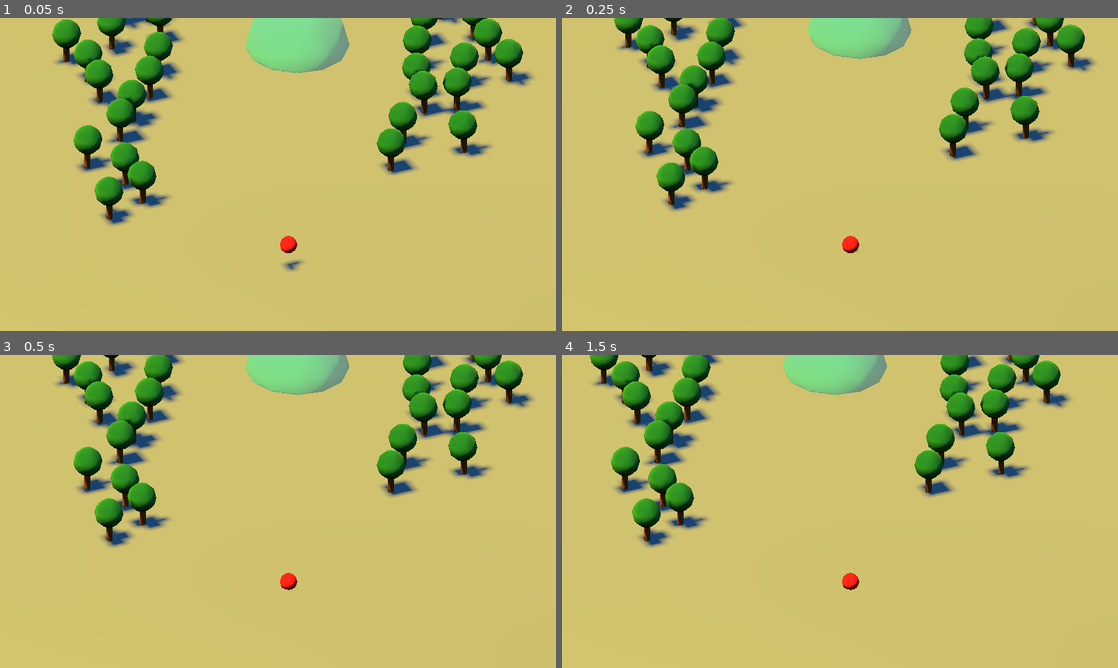
Above: before the commit, frames 1-4 (two rows, left to right).
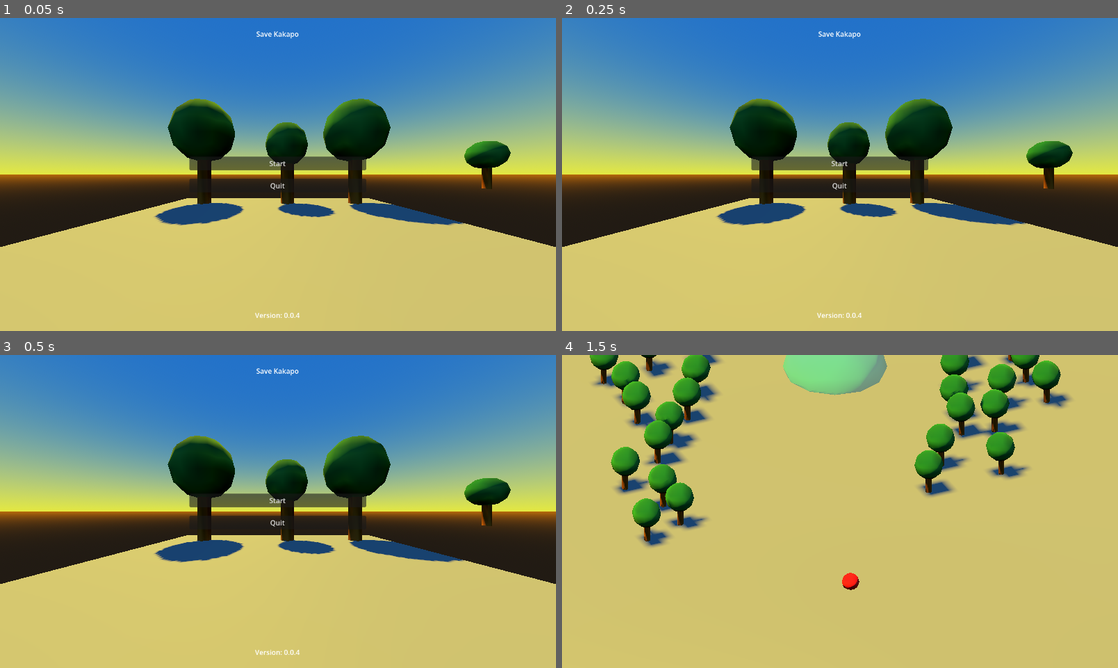
Above: after the commit, the same moments.

Repository: hubacekjakub/Godot-TreeLoverJourney
Game: Godot game, scene res://levels/main_menu.tscn
Two runs of this game, one before a commit and one after it. Both use one fixed random seed, a clock stepped at 60 frames per second and the inputs below. Before the commit the project starts from res://levels/MainLevel.tscn.
Inputs (mouse positions are in pixels of both pictures, inside the frame that each line leads up to):
- Up to frame 1 (0.05 s): no input
- Up to frame 2 (0.25 s): no input
- Up to frame 3 (0.5 s): no input
- Up to frame 4 (1.5 s): click (840, 498) at 0.5 s, where only the run after the commit has a clickable "Start"; tap Enter at 1.25 s; hold D (move_right) from 1.28 s (still down)

The runs differ from the first frame. In frame 1, 63% of the frame differs, in the area x 0-100%, y 0-96%; in frame 2, 63%; in frame 3, 63%; in frame 4, nothing differs.

Commit message:
Main menu prototype added

Diff:
--- /dev/null
+++ b/levels/main_menu.tscn
@@ -0,0 +1,155 @@
+[gd_scene format=3 uid="uid://day083c7paac0"]
+
+[ext_resource type="Script" uid="uid://b0y4sobmyjspq" path="res://scripts/main_menu.gd" id="1_0ettg"]
+
+[sub_resource type="ProceduralSkyMaterial" id="ProceduralSkyMaterial_spmat"]
+sky_top_color = Color(0.09900001, 0.28691673, 0.55, 1)
+sky_horizon_color = Color(0.6629216, 0.6891689, 0.17501381, 1)
+sky_energy_multiplier = 2.0
+sky_cover_modulate = Color(0.8362401, 0.51149136, 0.091232605, 1)
+ground_horizon_color = Color(0.9637994, 0.5533655, 0.09069619, 1)
+
+[sub_resource type="Sky" id="Sky_s5j47"]
+sky_material = SubResource("ProceduralSkyMaterial_spmat")
+
+[sub_resource type="Environment" id="Environment_0ettg"]
+background_mode = 2
+background_energy_multiplier = 0.6
+sky = SubResource("Sky_s5j47")
+tonemap_mode = 2
+
+[sub_resource type="StandardMaterial3D" id="StandardMaterial3D_spmat"]
+albedo_color = Color(0.5705418, 0.33949167, 0.057097085, 1)
+
+[sub_resource type="StandardMaterial3D" id="StandardMaterial3D_0ettg"]
+albedo_color = Color(0.115, 0.46, 0.18975002, 1)
+
+[node name="MainMenu" type="Node3D" unique_id=1394527223]
+script = ExtResource("1_0ettg")
+
+[node name="WorldEnvironment" type="WorldEnvironment" parent="." unique_id=1599240753]
+environment = SubResource("Environment_0ettg")
+
+[node name="DirectionalLight3D" type="DirectionalLight3D" parent="." unique_id=64766949]
+transform = Transform3D(-0.90943223, 0.36013862, -0.20792606, 2.7805946e-08, 0.49999994, 0.8660255, 0.41585225, 0.78759146, -0.45471606, -7.297886, 20.759865, -54.782143)
+light_color = Color(0.84, 0.574, 0, 1)
+light_energy = 1.695
+shadow_enabled = true
+
+[node name="Camera3D" type="Camera3D" parent="." unique_id=1384787208]
+transform = Transform3D(1, 0, 0, 0, 1, 0, 0, 0, 1, 0, 1.555796, 3.6373405)
+fov = 90.0
+
+[node name="UI" type="CanvasLayer" parent="." unique_id=2108186916]
+
+[node name="MarginContainer" type="MarginContainer" parent="UI" unique_id=461505782]
+anchors_preset = 15
+anchor_right = 1.0
+anchor_bottom = 1.0
+grow_horizontal = 2
+grow_vertical = 2
+theme_override_constants/margin_left = 25
+theme_override_constants/margin_top = 25
+theme_override_constants/margin_right = 25
+theme_override_constants/margin_bottom = 25
+
+[node name="HBoxContainer" type="HBoxContainer" parent="UI/MarginContainer" unique_id=342106077]
+layout_mode = 2
+
+[node name="LeftHBoxContainer" type="HBoxContainer" parent="UI/MarginContainer/HBoxContainer" unique_id=1664491808]
+layout_mode = 2
+size_flags_horizontal = 3
+
+[node name="MiddleHBoxContainer" type="HBoxContainer" parent="UI/MarginContainer/HBoxContainer" unique_id=538504543]
+layout_mode = 2
+size_flags_horizontal = 3
+
+[node name="VBoxContainer" type="VBoxContainer" parent="UI/MarginContainer/HBoxContainer/MiddleHBoxContainer" unique_id=2121508459]
+layout_mode = 2
+size_flags_horizontal = 3
+
+[node name="Label" type="Label" parent="UI/MarginContainer/HBoxContainer/MiddleHBoxContainer/VBoxContainer" unique_id=1853002556]
+layout_mode = 2
+text = "Save Kakapo"
+horizontal_alignment = 1
+vertical_alignment = 1
+
+[node name="ButtonsContainer" type="VBoxContainer" parent="UI/MarginContainer/HBoxContainer/MiddleHBoxContainer/VBoxContainer" unique_id=1467579387]
+layout_mode = 2
+size_flags_vertical = 3
+theme_override_constants/separation = 20
+alignment = 1
+
+[node name="StartButton" type="Button" parent="UI/MarginContainer/HBoxContainer/MiddleHBoxContainer/VBoxContainer/ButtonsContainer" unique_id=857776692]
+unique_name_in_owner = true
+layout_mode = 2
+text = "Start"
+
+[node name="QuitButton" type="Button" parent="UI/MarginContainer/HBoxContainer/MiddleHBoxContainer/VBoxContainer/ButtonsContainer" unique_id=648328990]
+unique_name_in_owner = true
+layout_mode = 2
+text = "Quit"
+
+[node name="Strom" type="CSGCylinder3D" parent="UI/MarginContainer/HBoxContainer/MiddleHBoxContainer/VBoxContainer/ButtonsContainer/QuitButton" unique_id=145986081]
+transform = Transform3D(1, 0, 0, 0, 1, 0, 0, 0, 1, 20.639406, 1.4192171, -11.820593)
+use_collision = true
+radius = 0.3
+height = 2.5187988
+material = SubResource("StandardMaterial3D_spmat")
+
+[node name="CSGSphere3D" type="CSGSphere3D" parent="UI/MarginContainer/HBoxContainer/MiddleHBoxContainer/VBoxContainer/ButtonsContainer/QuitButton/Strom" unique_id=1629885707]
+transform = Transform3D(1, 0, 0, 0, 1, 0, 0, 0, 1, -0.028789282, 2.0800302, -0.0745976)
+radius = 1.405
+material = SubResource("StandardMaterial3D_0ettg")
+
+[node name="VersionLabel" type="Label" parent="UI/MarginContainer/HBoxContainer/MiddleHBoxContainer/VBoxContainer" unique_id=1353292862]
+unique_name_in_owner = true
+layout_mode = 2
+text = "Version: 1.0.0"
+horizontal_alignment = 1
+vertical_alignment = 1
+
+[node name="RightHBoxContainer" type="HBoxContainer" parent="UI/MarginContainer/HBoxContainer" unique_id=1609631430]
+layout_mode = 2
+size_flags_horizontal = 3
+
+[node name="CSGCombiner3D" type="CSGCombiner3D" parent="." unique_id=2043615736]
+
+[node name="FloorCSGBox3D" type="CSGBox3D" parent="CSGCombiner3D" unique_id=1538597166]
+size = Vector3(10, 0.5, 10)
+
+[node name="Strom" type="CSGCylinder3D" parent="CSGCombiner3D" unique_id=274488700]
+transform = Transform3D(1, 0, 0, 0, 1, 0, 0, 0, 1, -3.3762565, 1.4384866, -3.5480328)
+use_collision = true
+radius = 0.3
+height = 2.5187988
+material = SubResource("StandardMaterial3D_spmat")
+
+[node name="CSGSphere3D" type="CSGSphere3D" parent="CSGCombiner3D/Strom" unique_id=458519451]
+transform = Transform3D(1, 0, 0, 0, 1, 0, 0, 0, 1, -0.028789282, 2.0800302, -0.0745976)
+radius = 1.405
+material = SubResource("StandardMaterial3D_0ettg")
+
+[node name="Strom3" type="CSGCylinder3D" parent="CSGCombiner3D" unique_id=1297019102]
+transform = Transform3D(1, 0, 0, 0, 1, 0, 0, 0, 1, 3.5330963, 1.4384866, -3.5480328)
+use_collision = true
+radius = 0.3
+height = 2.5187988
+material = SubResource("StandardMaterial3D_spmat")
+
+[node name="CSGSphere3D" type="CSGSphere3D" parent="CSGCombiner3D/Strom3" unique_id=891905150]
+transform = Transform3D(1, 0, 0, 0, 1, 0, 0, 0, 1, -0.028789282, 2.0800302, -0.0745976)
+radius = 1.405
+material = SubResource("StandardMaterial3D_0ettg")
+
+[node name="Strom2" type="CSGCylinder3D" parent="CSGCombiner3D" unique_id=854630388]
+transform = Transform3D(1, 0, 0, 0, 1, 0, 0, 0, 1, 0.42925453, 1.0810163, -3.5480328)
+use_collision = true
+radius = 0.3
+height = 1.985
+material = SubResource("StandardMaterial3D_spmat")
+
+[node name="CSGSphere3D" type="CSGSphere3D" parent="CSGCombiner3D/Strom2" unique_id=1375847586]
+transform = Transform3D(1, 0, 0, 0, 1, 0, 0, 0, 1, -0.028789282, 1.8654468, -0.0745976)
+radius = 1.0
+material = SubResource("StandardMaterial3D_0ettg")
--- a/project.godot
+++ b/project.godot
@@ -12,7 +12,8 @@
 
 config/name="Godot-TreeLoverJourney"
 config/description="Tree climbing is his passion"
-run/main_scene="uid://cy8unddt2maqp"
+config/version="0.0.4"
+run/main_scene="uid://day083c7paac0"
 config/features=PackedStringArray("4.6", "GL Compatibility")
 
 [autoload]
--- a/scripts/autoload/global.gd
+++ b/scripts/autoload/global.gd
@@ -22,3 +22,7 @@
 		print("sending new resting place: ", current_resting_place_index)
 	else:
 		print("there is no resting place")
+
+
+func get_game_version() -> Variant:
+	return ProjectSettings.get_setting("application/config/version")
--- /dev/null
+++ b/scripts/main_menu.gd
@@ -0,0 +1,24 @@
+extends Node3D
+
+# UI elements
+@onready var version_label: Label = %VersionLabel
+@onready var start_button: Button = %StartButton
+@onready var quit_button: Button = %QuitButton
+
+# Called when the node enters the scene tree for the first time.
+func _ready() -> void:
+	version_label.text = "Version: " + Global.get_game_version()
+
+	start_button.pressed.connect(_on_start_button_pressed)
+
+	if OS.has_feature("web"):
+		quit_button.hide()
+	else:
+		quit_button.pressed.connect(_on_quit_button_pressed)
+
+func _on_start_button_pressed():
+	get_tree().change_scene_to_file("res://levels/MainLevel.tscn")
+
+
+func _on_quit_button_pressed():
+	get_tree().quit()
Not shown, added: scripts/main_menu.gd.uid
